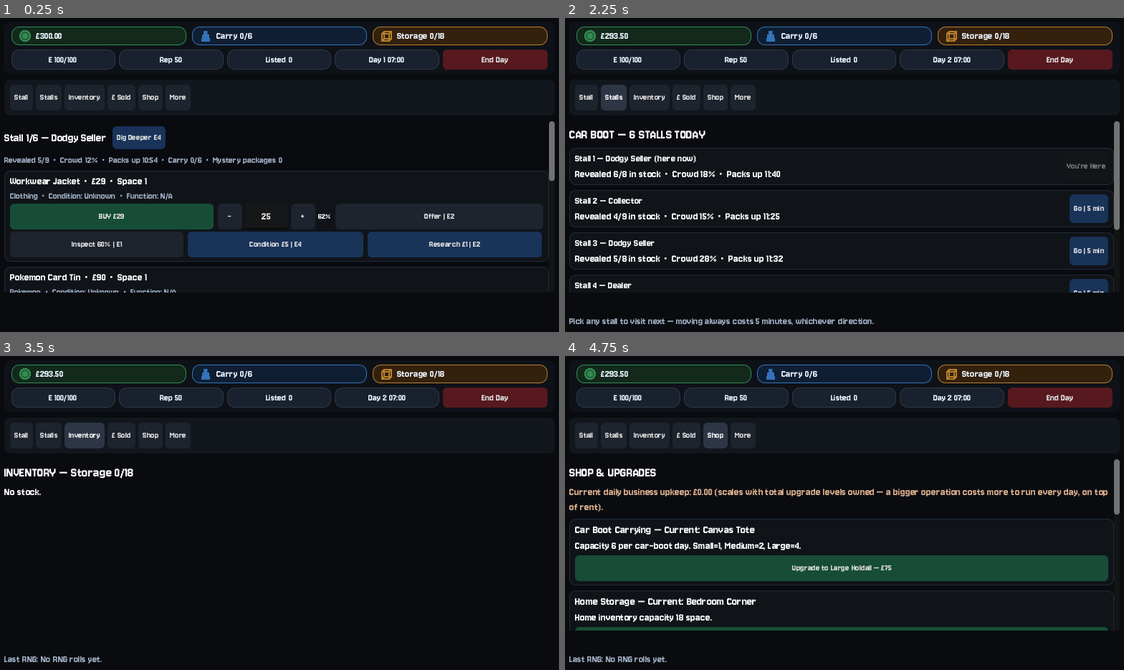
Above: before the commit, frames 1-4 (two rows, left to right).
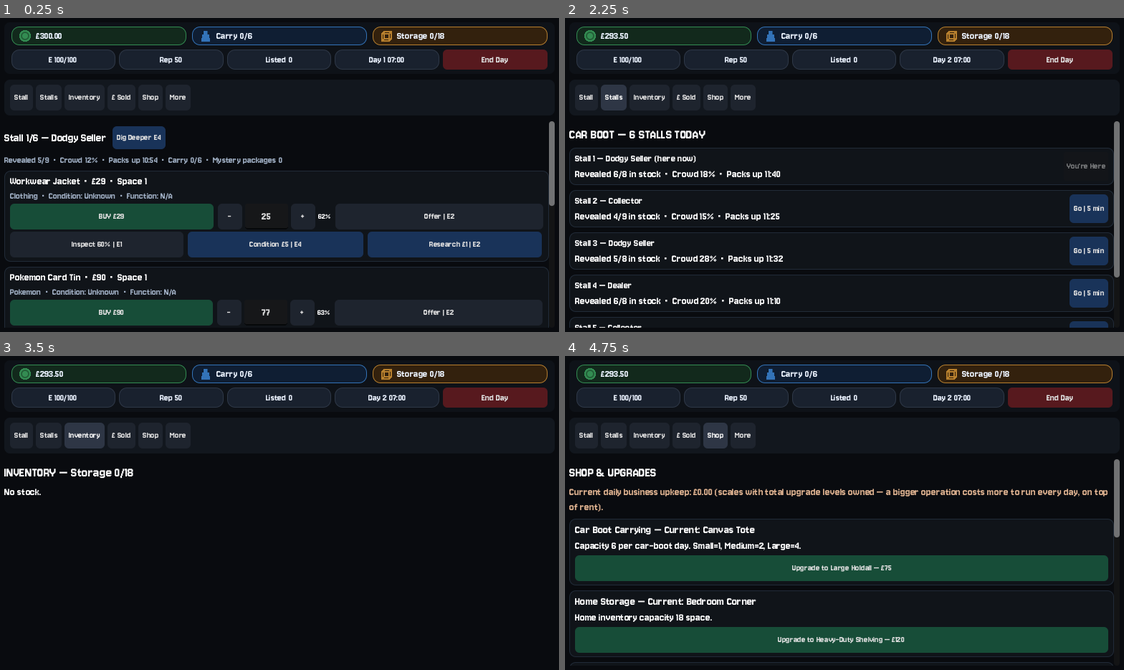
Above: after the commit, the same moments.

Repository: wmilburn1997-ai/car-boot-reseller
Game: Godot game, scene res://Main.tscn
Same seed, same stepped clock (60 frames per second), same inputs: the game is played once before the commit and once after it.
Inputs:
- Up to frame 1 (0.25 s): no input
- Up to frame 2 (2.25 s): click "End Day" at 0.5 s; click "Stall" at 1.25 s; click "Stalls" at 2 s
- Up to frame 3 (3.5 s): click "Inventory" at 2.75 s
- Up to frame 4 (4.75 s): click "£ Sold" at 3.5 s; click "Shop" at 4.25 s

The runs differ from the first frame. In frame 1, 7.0% of the frame differs, in the area x 0-100%, y 51-99%; in frame 2, 2.1%; in frame 3, 0.2%; in frame 4, 7.5%, in the area x 0-100%, y 50-99%.

Commit message:
Replace bottom status area with overlay

Diff:
--- a/main.gd
+++ b/main.gd
@@ -142,6 +142,9 @@
 var body
 var footer_label
 var status_label
+var status_panel
+var status_hide_timer
+var tooltip_is_held = false
 
 
 var bag_level = 0
@@ -412,19 +415,56 @@
 	body.add_theme_constant_override("separation", 7)
 	page_content.add_child(body)
 
+	# Transient status/RNG overlay. This no longer reserves permanent vertical space.
+	status_panel = PanelContainer.new()
+	status_panel.set_anchors_preset(Control.PRESET_BOTTOM_WIDE)
+	status_panel.offset_left = 16
+	status_panel.offset_right = -16
+	status_panel.offset_top = -108
+	status_panel.offset_bottom = -14
+	status_panel.mouse_filter = Control.MOUSE_FILTER_IGNORE
+	status_panel.visible = false
+	var status_style = StyleBoxFlat.new()
+	status_style.bg_color = Color(0.045,0.055,0.07,0.96)
+	status_style.border_width_left = 1
+	status_style.border_width_top = 1
+	status_style.border_width_right = 1
+	status_style.border_width_bottom = 1
+	status_style.border_color = Color(0.18,0.22,0.28,1.0)
+	status_style.corner_radius_top_left = 8
+	status_style.corner_radius_top_right = 8
+	status_style.corner_radius_bottom_left = 8
+	status_style.corner_radius_bottom_right = 8
+	status_style.content_margin_left = 10
+	status_style.content_margin_right = 10
+	status_style.content_margin_top = 8
+	status_style.content_margin_bottom = 8
+	status_panel.add_theme_stylebox_override("panel", status_style)
+	add_child(status_panel)
+
+	var status_box = VBoxContainer.new()
+	status_box.add_theme_constant_override("separation", 4)
+	status_panel.add_child(status_box)
+
 	status_label = Label.new()
 	status_label.autowrap_mode = TextServer.AUTOWRAP_WORD_SMART
 	status_label.size_flags_horizontal = Control.SIZE_EXPAND_FILL
-	status_label.add_theme_font_size_override("font_size", 13)
+	status_label.add_theme_font_size_override("font_size", 15)
 	status_label.add_theme_color_override("font_color", Color(0.72,0.88,1.0,1.0))
-	root_vbox.add_child(status_label)
+	status_box.add_child(status_label)
 
 	footer_label = Label.new()
 	footer_label.autowrap_mode = TextServer.AUTOWRAP_WORD_SMART
 	footer_label.size_flags_horizontal = Control.SIZE_EXPAND_FILL
-	footer_label.add_theme_font_size_override("font_size", 15)
+	footer_label.add_theme_font_size_override("font_size", 14)
 	footer_label.add_theme_color_override("font_color", Color(0.62,0.68,0.76,1.0))
-	root_vbox.add_child(footer_label)
+	status_box.add_child(footer_label)
+
+	status_hide_timer = Timer.new()
+	status_hide_timer.one_shot = true
+	status_hide_timer.wait_time = 4.0
+	status_hide_timer.timeout.connect(Callable(self, "_hide_status_overlay"))
+	add_child(status_hide_timer)
 	update_header()
 
 func show_more_menu():
@@ -571,12 +611,22 @@
 func _on_tooltip_button_down(button):
 	if button.tooltip_text == "":
 		return
+	tooltip_is_held = true
+	if status_hide_timer != null:
+		status_hide_timer.stop()
 	tooltip_saved_text = status_label.text
 	status_label.text = button.tooltip_text
 	status_label.add_theme_color_override("font_color", Color(0.95,0.84,0.62,1.0))
+	_show_status_overlay(false)
 
 func _on_tooltip_button_up():
-	set_status(tooltip_saved_text)
+	tooltip_is_held = false
+	status_label.text = tooltip_saved_text
+	status_label.add_theme_color_override("font_color", Color(0.72,0.88,1.0,1.0))
+	if status_label.text == "" and last_rng_line == "No RNG rolls yet.":
+		_hide_status_overlay()
+	else:
+		_show_status_overlay(true)
 
 func make_card():
 	var panel = PanelContainer.new()
@@ -622,6 +672,21 @@
 	if color == null:
 		color = Color(0.72,0.88,1.0,1.0)
 	status_label.add_theme_color_override("font_color", color)
+	_show_status_overlay(true)
+
+func _show_status_overlay(auto_hide = true):
+	if status_panel == null:
+		return
+	status_panel.visible = true
+	status_panel.move_to_front()
+	if auto_hide and not tooltip_is_held and status_hide_timer != null:
+		status_hide_timer.start()
+
+func _hide_status_overlay():
+	if tooltip_is_held:
+		return
+	if status_panel != null:
+		status_panel.visible = false
 
 func _on_scroll_changed(value):
 	last_scroll_value = value
@@ -2804,6 +2869,10 @@
 	show_shop()
 
 var patch_notes = [
+	{"version": "Latest — 08/09/2026 22:45", "notes": [
+		"Reclaimed mobile screen space: status/help and Last RNG no longer reserve a permanent footer area",
+		"Button hold-help and RNG results now appear in a temporary bottom overlay and automatically disappear after 4 seconds",
+	]},
 	{"version": "Latest — 08/09/2026 22:34", "notes": [
 		"Improved mobile readability: increased smaller gameplay, research, condition, sale-breakdown and RNG text sizes",
 		"Energy, Rep, Listed and Day are now larger and centred in the second HUD row; End Day text increased to match",
@@ -2989,9 +3058,11 @@
 
 func record_rng(line):
 	last_rng_line = line
+	footer_label.text = "Last RNG: " + last_rng_line
 	day_stats["rng_events"].append(line)
 	if day_stats["rng_events"].size() > 12:
 		day_stats["rng_events"].pop_front()
+	_show_status_overlay(true)
 
 func chance_text(chance):
 	if chance <= 0.0:
Binary file changed: docs/index.icon.png
Not shown, changed: docs/index.html
Not shown, changed: docs/index.pck
